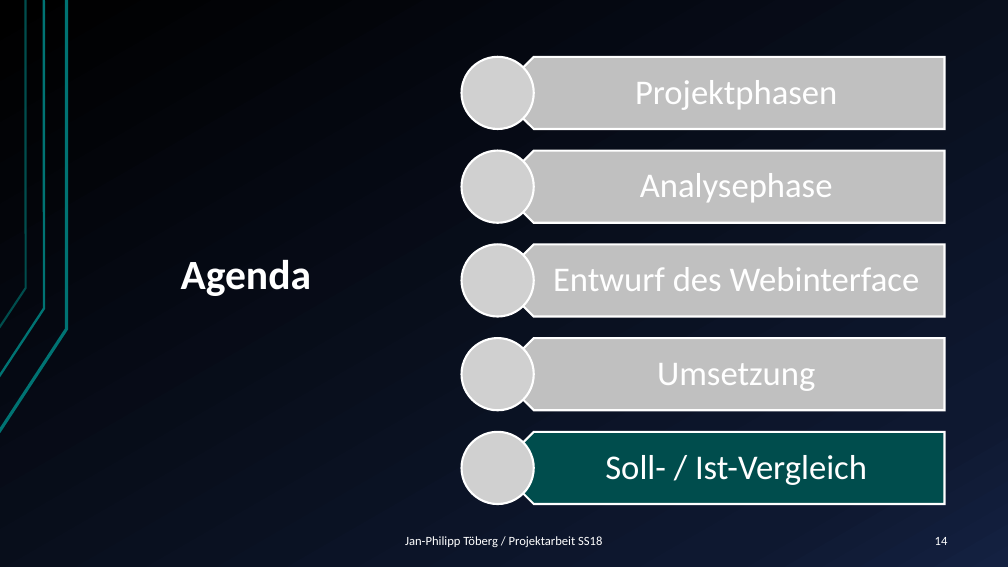
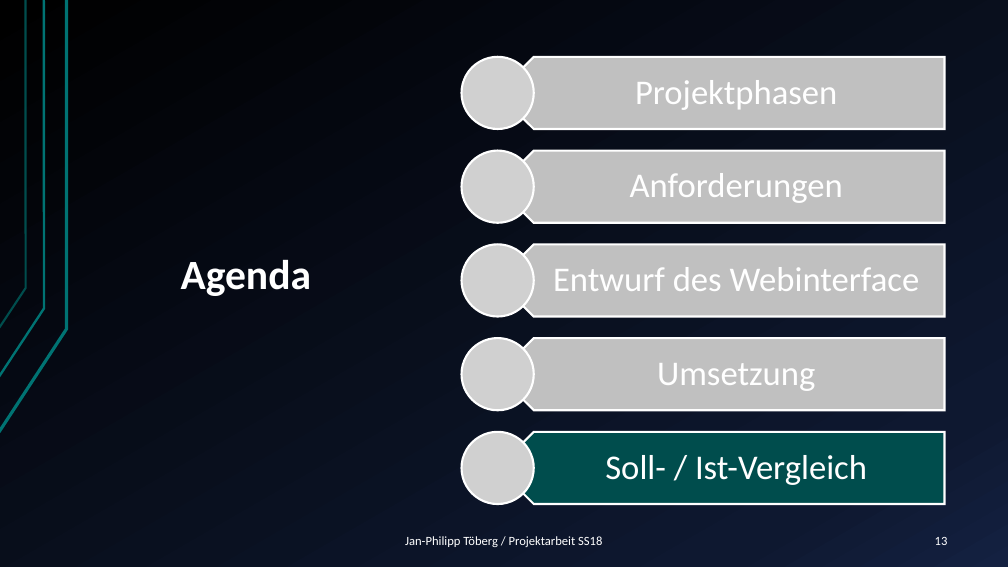
Before and after one commit to Janfiderheld/Drahtloses-Tuerschild-PA, a slide deck: slide 13 of Dokumentation/Kolloquium Janfi.pptx (slide 14 before the commit). Drawn at 1008x567 pixels with LibreOffice and Linux fonts; fonts in the diff are those of the drawing; grey boxes stand for pictures. Boxes give left, top, right and bottom in pixels: in the first picture for what was removed or moved away, otherwise in the second. Text is boxed around its words. In the diff, an @@ line names an element or a change of style, - is before the commit and + after.

```diff
--- a/Dokumentation/Kolloquium Janfi.pptx
+++ b/Dokumentation/Kolloquium Janfi.pptx
@@ text at box(630, 173, 843, 203): text changed @@
-Analysephase
+Anforderungen
@@ page number at box(935, 537, 948, 545): text changed @@
-14
+13
```
Also in this commit, not shown: 10 other slides changed, 1 slide removed, 1 other file.
